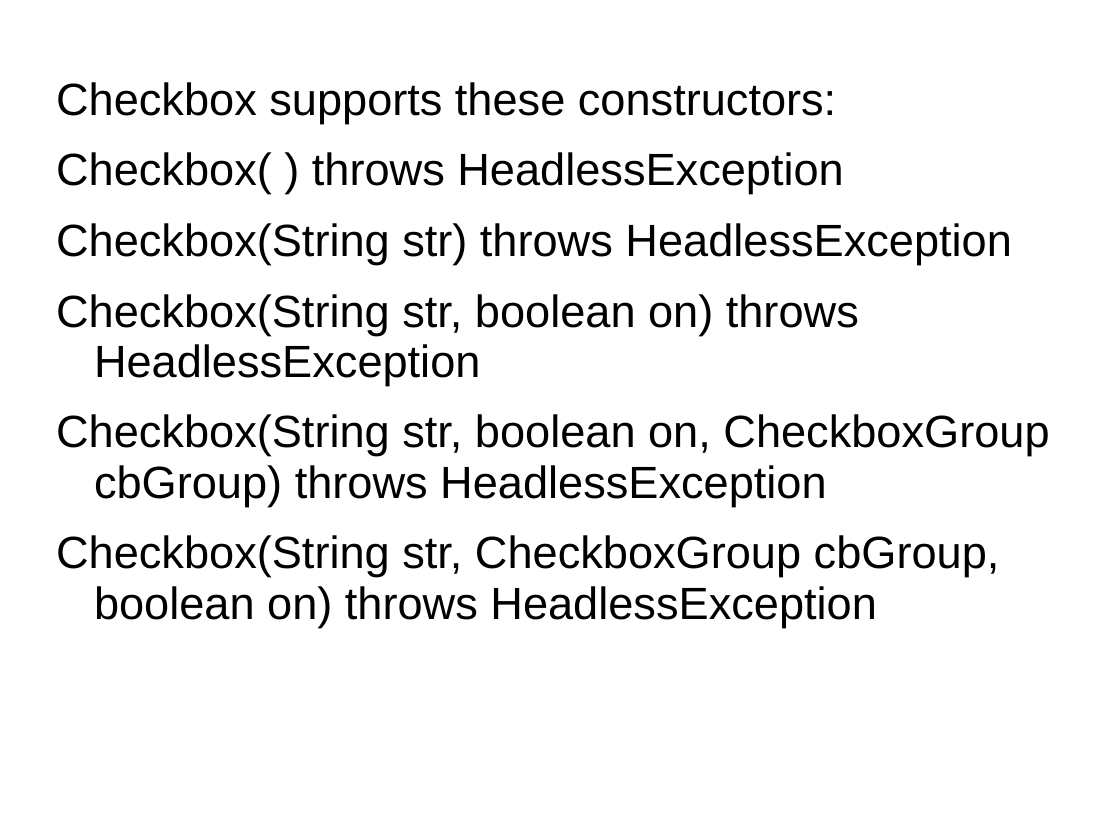
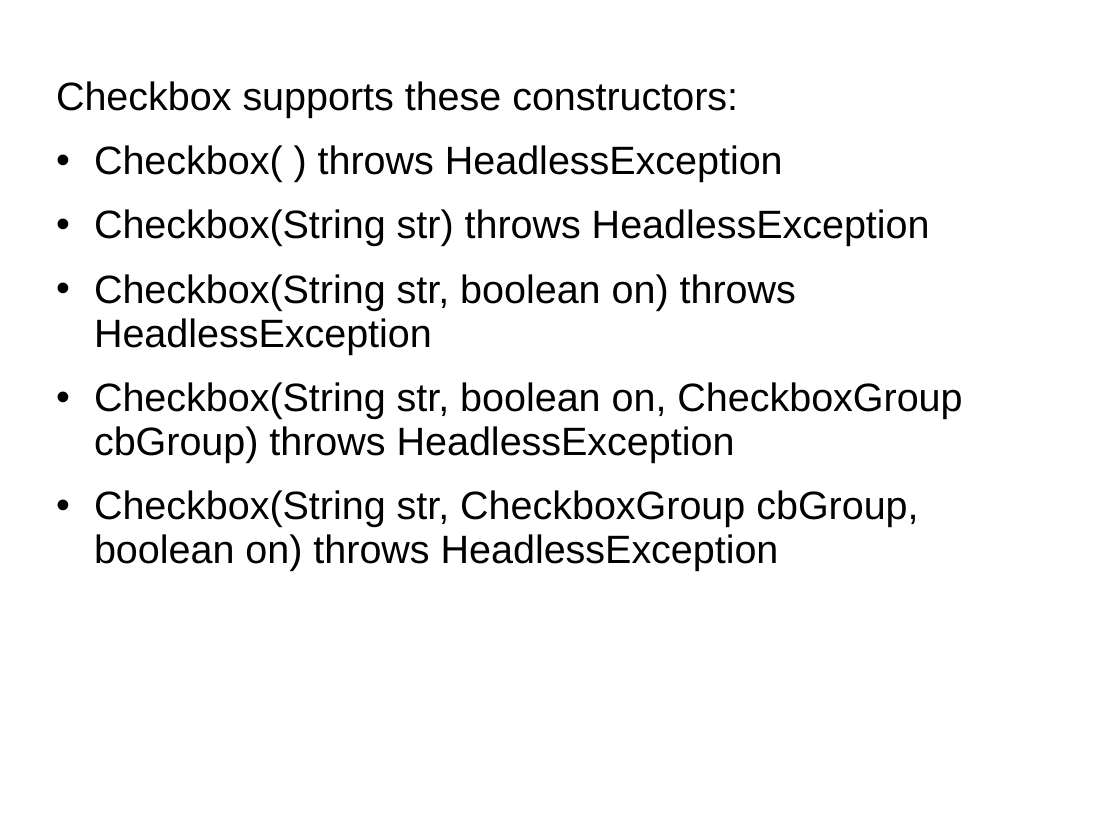
Before and after one commit to GeneralNitin/S4, a slide deck: slide 94 of S4/04. OODP/Notes & PPTs/Chaithanya Ma'ams/Module 6/01. AWT & Swing.ppt. Drawn at 1120x840 pixels with LibreOffice and Linux fonts; fonts in the diff are those of the drawing. Boxes give left, top, right and bottom in pixels: in the first picture for what was removed or moved away, otherwise in the second. Text is boxed around its words. In the diff, an @@ line names an element or a change of style, - is before the commit and + after.

```diff
--- a/S4/04. OODP/Notes & PPTs/Chaithanya Ma'ams/Module 6/01. AWT & Swing.ppt
+++ b/S4/04. OODP/Notes & PPTs/Chaithanya Ma'ams/Module 6/01. AWT & Swing.ppt
@@ text "Checkbox supports these constructors:" at box(56, 81, 962, 571): size 32 to 28 pt; bullet none to • @@
```
Also in this commit, not shown: 18 other slides changed.
